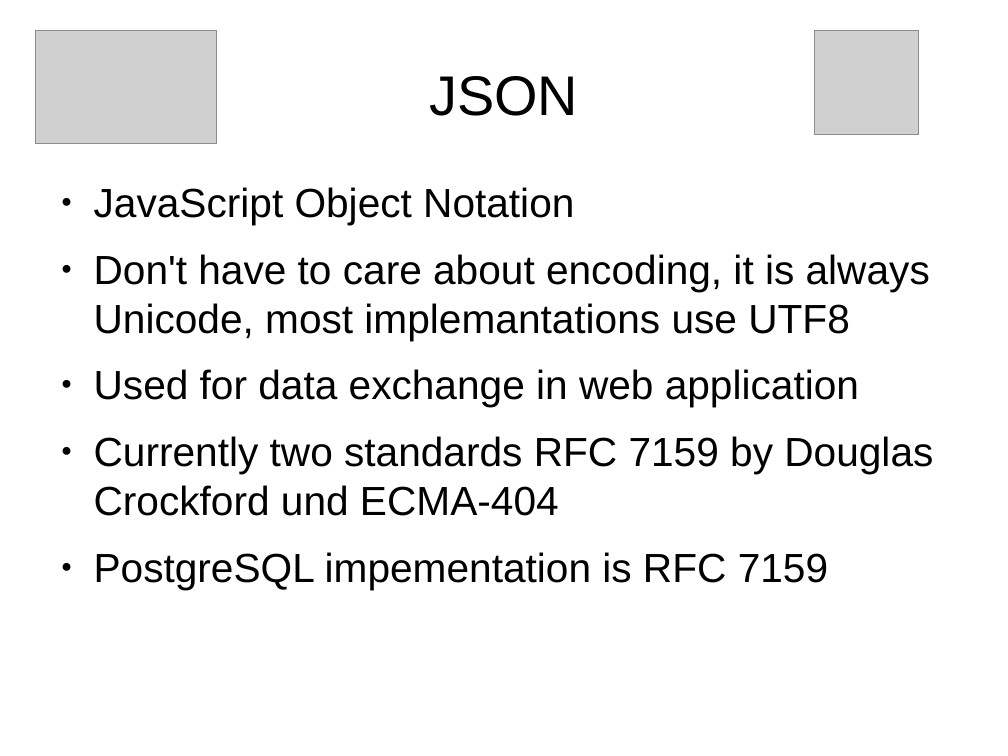
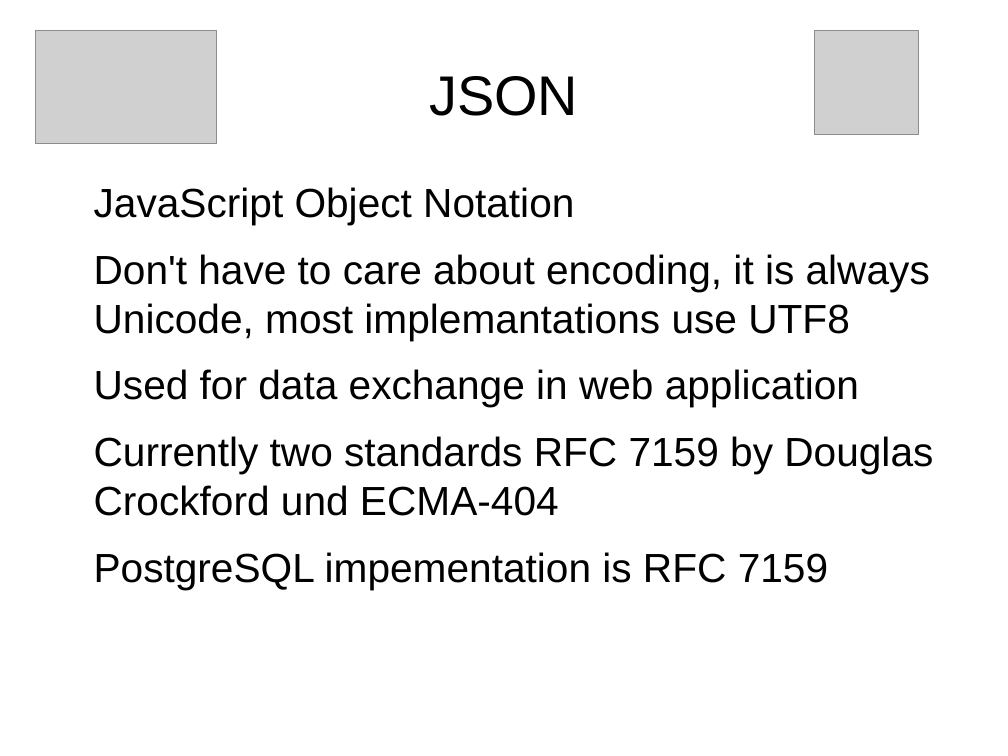
Before and after one commit to sjstoelting/talks, a slide deck: slide 2 of json-by-example/JSON-by-example.odp. Drawn at 1008x756 pixels with LibreOffice and Linux fonts; fonts in the diff are those of the drawing; grey boxes stand for pictures. Boxes give left, top, right and bottom in pixels: in the first picture for what was removed or moved away, otherwise in the second. Text is boxed around its words. In the diff, an @@ line names an element or a change of style, - is before the commit and + after.

Commit message:
Changed some slides.

```diff
--- a/json-by-example/JSON-by-example.odp
+++ b/json-by-example/JSON-by-example.odp
@@ text "JavaScript Object Notation" at (94,187,933,589): bullet ● to none @@
```
Also in this commit, not shown: 2 other files.
